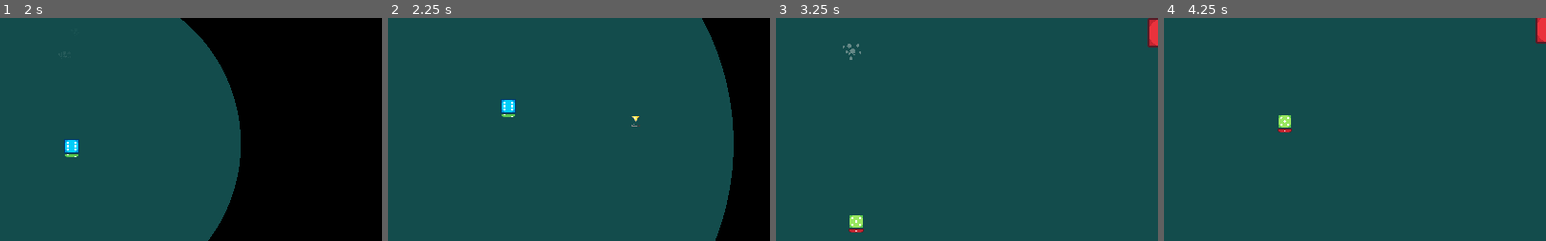
Above: before the commit, frames 1-4 (left to right).
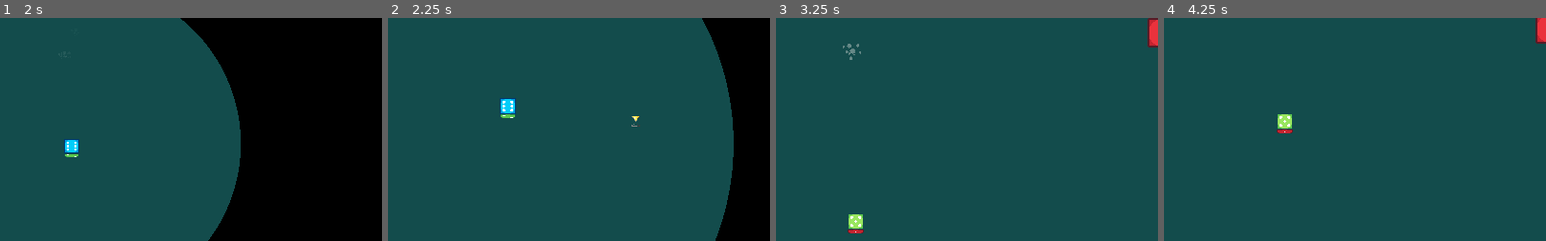
Above: after the commit, the same moments.

Repository: andrebariani/gmtk2022
Game: Godot game, scene res://src/ui/menu/MainMenu.tscn
Same seed, same stepped clock (60 frames per second), same inputs: the game is played once before the commit and once after it. The engine's default icon, where the game draws it, is replaced by a stand-in: a white triangle on a blue panel in a dark square.
Inputs (mouse positions are % of the whole screen's width and height, from its top left):
- Up to frame 1 (2 s): click "Play" at 0.5 s; click "Play" at 1.25 s
- Up to frame 2 (2.25 s): tap Enter (ui_accept) at 2 s; move the mouse to (72, 45) at 2.02 s; hold D (move_right) from 2.03 s (still down); click (72, 45) at 2.1 s
- Up to frame 3 (3.25 s): tap Enter (ui_accept) at 2.27, 3.02 s; move the mouse to (30, 55) at 2.77 s; release D (move_right) at 2.78 s; hold S (move_down) from 2.78 s (still down); tap Space (roll) at 2.85 s
- Up to frame 4 (4.25 s): move the mouse to (60, 28) at 3.52 s; release S (move_down) at 3.53 s; hold D (move_right) from 3.53 s (still down); click (60, 28) at 3.6 s
The pictures show only the part of the screen within x 40-90%, y 22-72%; the shares and areas given below are measured in that part.

Frame 1 is identical in both runs. In frame 2, 0.2% of the frame differs, in the area x 29-34%, y 35-45%; in frame 3, 0.1%; in frame 4, 0.2%.

Commit message:
Fixed dice animation

Diff:
--- a/src/entities/player/animation/DiceAnimation.tscn
+++ b/src/entities/player/animation/DiceAnimation.tscn
@@ -227,10 +227,184 @@
 "update": 0,
 "values": [ Vector2( 1, 1 ) ]
 }
+tracks/18/type = "value"
+tracks/18/path = NodePath("../../CurrentFace:position")
+tracks/18/interp = 1
+tracks/18/loop_wrap = true
+tracks/18/imported = false
+tracks/18/enabled = true
+tracks/18/keys = {
+"times": PoolRealArray( 0 ),
+"transitions": PoolRealArray( 1 ),
+"update": 0,
+"values": [ Vector2( 0, 0 ) ]
+}
+
+[sub_resource type="Animation" id=8]
+resource_name = "move"
+tracks/0/type = "value"
+tracks/0/path = NodePath("../../CurrentFace:scale")
+tracks/0/interp = 1
+tracks/0/loop_wrap = true
+tracks/0/imported = false
+tracks/0/enabled = true
+tracks/0/keys = {
+"times": PoolRealArray( 0, 0.5, 1 ),
+"transitions": PoolRealArray( 1, 1, 1 ),
+"update": 0,
+"values": [ Vector2( 1, 1 ), Vector2( 1.1, 1.1 ), Vector2( 1, 1 ) ]
+}
+tracks/1/type = "value"
+tracks/1/path = NodePath("../../CurrentFace:visible")
+tracks/1/interp = 1
+tracks/1/loop_wrap = true
+tracks/1/imported = false
+tracks/1/enabled = true
+tracks/1/keys = {
+"times": PoolRealArray( 0 ),
+"transitions": PoolRealArray( 1 ),
+"update": 1,
+"values": [ true ]
+}
 
 [sub_resource type="Animation" id=7]
 resource_name = "to_behind"
-length = 1.2
+step = 0.05
+tracks/0/type = "value"
+tracks/0/path = NodePath("../../CurrentFace:visible")
+tracks/0/interp = 0
+tracks/0/loop_wrap = true
+tracks/0/imported = false
+tracks/0/enabled = true
+tracks/0/keys = {
+"times": PoolRealArray( 0, 1 ),
+"transitions": PoolRealArray( 1, 1 ),
+"update": 1,
+"values": [ false, true ]
+}
+tracks/1/type = "value"
+tracks/1/path = NodePath("../Old:scale")
+tracks/1/interp = 0
+tracks/1/loop_wrap = true
+tracks/1/imported = false
+tracks/1/enabled = true
+tracks/1/keys = {
+"times": PoolRealArray( 0, 0.1, 0.3, 0.5, 0.7, 1 ),
+"transitions": PoolRealArray( 1, 1, 1, 1, 1, 1 ),
+"update": 0,
+"values": [ Vector2( 1, 0.25 ), Vector2( 1, 0.35 ), Vector2( 1, 0.55 ), Vector2( 1, 0.75 ), Vector2( 1, 1 ), Vector2( 1, 1 ) ]
+}
+tracks/2/type = "value"
+tracks/2/path = NodePath("../Old:offset")
+tracks/2/interp = 0
+tracks/2/loop_wrap = true
+tracks/2/imported = false
+tracks/2/enabled = true
+tracks/2/keys = {
+"times": PoolRealArray( 0, 1 ),
+"transitions": PoolRealArray( 1, 1 ),
+"update": 1,
+"values": [ Vector2( 0, -20 ), Vector2( 0, -20 ) ]
+}
+tracks/3/type = "value"
+tracks/3/path = NodePath("../Old:position")
+tracks/3/interp = 0
+tracks/3/loop_wrap = true
+tracks/3/imported = false
+tracks/3/enabled = true
+tracks/3/keys = {
+"times": PoolRealArray( 0, 0.7, 0.85, 1 ),
+"transitions": PoolRealArray( 1, 1, 1, 1 ),
+"update": 0,
+"values": [ Vector2( 0, 25 ), Vector2( 0, 25 ), Vector2( 0, 20 ), Vector2( 0, 15 ) ]
+}
+tracks/4/type = "value"
+tracks/4/path = NodePath("../Old/OldNumber:offset")
+tracks/4/interp = 0
+tracks/4/loop_wrap = true
+tracks/4/imported = false
+tracks/4/enabled = true
+tracks/4/keys = {
+"times": PoolRealArray( 0, 1 ),
+"transitions": PoolRealArray( 1, 1 ),
+"update": 0,
+"values": [ Vector2( 0, -20 ), Vector2( 0, -20 ) ]
+}
+tracks/5/type = "value"
+tracks/5/path = NodePath("OldFrontNumber:rotation_degrees")
+tracks/5/interp = 0
+tracks/5/loop_wrap = true
+tracks/5/imported = false
+tracks/5/enabled = false
+tracks/5/keys = {
+"times": PoolRealArray( 0, 0.3, 0.5, 0.7, 0.9, 1 ),
+"transitions": PoolRealArray( 1, 1, 1, 1, 1, 1 ),
+"update": 1,
+"values": [ 0.0, 20.0, 45.0, 63.0, 81.0, 90.0 ]
+}
+tracks/6/type = "value"
+tracks/6/path = NodePath("..:visible")
+tracks/6/interp = 0
+tracks/6/loop_wrap = true
+tracks/6/imported = false
+tracks/6/enabled = true
+tracks/6/keys = {
+"times": PoolRealArray( 0, 1 ),
+"transitions": PoolRealArray( 1, 1 ),
+"update": 0,
+"values": [ true, false ]
+}
+tracks/7/type = "value"
+tracks/7/path = NodePath("../Top:scale")
+tracks/7/interp = 0
+tracks/7/loop_wrap = true
+tracks/7/imported = false
+tracks/7/enabled = true
+tracks/7/keys = {
+"times": PoolRealArray( 0, 0.1, 0.3, 0.5, 0.7, 0.85, 1 ),
+"transitions": PoolRealArray( 1, 1, 1, 1, 1, 1, 1 ),
+"update": 0,
+"values": [ Vector2( 1, 1 ), Vector2( 1, 0.9 ), Vector2( 1, 0.7 ), Vector2( 1, 0.5 ), Vector2( 1, 0.25 ), Vector2( 1, 0.15 ), Vector2( 1, 0 ) ]
+}
+tracks/8/type = "value"
+tracks/8/path = NodePath("../Top:visible")
+tracks/8/interp = 0
+tracks/8/loop_wrap = true
+tracks/8/imported = false
+tracks/8/enabled = true
+tracks/8/keys = {
+"times": PoolRealArray( 0, 1 ),
+"transitions": PoolRealArray( 1, 1 ),
+"update": 1,
+"values": [ true, false ]
+}
+tracks/9/type = "value"
+tracks/9/path = NodePath(".:visible")
+tracks/9/interp = 1
+tracks/9/loop_wrap = true
+tracks/9/imported = false
+tracks/9/enabled = true
+tracks/9/keys = {
+"times": PoolRealArray( 0, 0.7, 1 ),
+"transitions": PoolRealArray( 1, 1, 1 ),
+"update": 1,
+"values": [ true, false, true ]
+}
+tracks/10/type = "value"
+tracks/10/path = NodePath(".:scale")
+tracks/10/interp = 0
+tracks/10/loop_wrap = true
+tracks/10/imported = false
+tracks/10/enabled = true
+tracks/10/keys = {
+"times": PoolRealArray( 0, 0.7, 0.85, 1 ),
+"transitions": PoolRealArray( 1, 1, 1, 1 ),
+"update": 0,
+"values": [ Vector2( 1, 1 ), Vector2( 1, 1e-05 ), Vector2( 1, 0.5 ), Vector2( 1, 1 ) ]
+}
+
+[sub_resource type="Animation" id=5]
+resource_name = "to_front"
 step = 0.05
 tracks/0/type = "value"
 tracks/0/path = NodePath("../../CurrentFace:visible")
@@ -365,146 +539,8 @@
 "values": [ Vector2( 1, 1 ), Vector2( 1, 0.5 ), Vector2( 1, 1e-05 ), Vector2( 1, 1 ) ]
 }
 
-[sub_resource type="Animation" id=5]
-resource_name = "to_front"
-length = 1.2
-step = 0.05
-tracks/0/type = "value"
-tracks/0/path = NodePath("../../CurrentFace:visible")
-tracks/0/interp = 0
-tracks/0/loop_wrap = true
-tracks/0/imported = false
-tracks/0/enabled = true
-tracks/0/keys = {
-"times": PoolRealArray( 0, 1 ),
-"transitions": PoolRealArray( 1, 1 ),
-"update": 1,
-"values": [ false, true ]
-}
-tracks/1/type = "value"
-tracks/1/path = NodePath("../Old:scale")
-tracks/1/interp = 0
-tracks/1/loop_wrap = true
-tracks/1/imported = false
-tracks/1/enabled = true
-tracks/1/keys = {
-"times": PoolRealArray( 0, 0.3, 0.5, 0.7, 0.9, 1 ),
-"transitions": PoolRealArray( 1, 1, 1, 1, 1, 1 ),
-"update": 0,
-"values": [ Vector2( 1, 1 ), Vector2( 1, 1 ), Vector2( 1, 0.75 ), Vector2( 1, 0.55 ), Vector2( 1, 0.35 ), Vector2( 1, 0.25 ) ]
-}
-tracks/2/type = "value"
-tracks/2/path = NodePath("../Old:offset")
-tracks/2/interp = 0
-tracks/2/loop_wrap = true
-tracks/2/imported = false
-tracks/2/enabled = true
-tracks/2/keys = {
-"times": PoolRealArray( 0, 1 ),
-"transitions": PoolRealArray( 1, 1 ),
-"update": 1,
-"values": [ Vector2( 0, -20 ), Vector2( 0, -20 ) ]
-}
-tracks/3/type = "value"
-tracks/3/path = NodePath("../Old:position")
-tracks/3/interp = 0
-tracks/3/loop_wrap = true
-tracks/3/imported = false
-tracks/3/enabled = true
-tracks/3/keys = {
-"times": PoolRealArray( 0, 0.15, 0.3 ),
-"transitions": PoolRealArray( 1, 1, 1 ),
-"update": 0,
-"values": [ Vector2( 0, 15 ), Vector2( 0, 20 ), Vector2( 0, 25 ) ]
-}
-tracks/4/type = "value"
-tracks/4/path = NodePath("../Old/OldNumber:offset")
-tracks/4/interp = 0
-tracks/4/loop_wrap = true
-tracks/4/imported = false
-tracks/4/enabled = true
-tracks/4/keys = {
-"times": PoolRealArray( 0, 1 ),
-"transitions": PoolRealArray( 1, 1 ),
-"update": 0,
-"values": [ Vector2( 0, -20 ), Vector2( 0, -20 ) ]
-}
-tracks/5/type = "value"
-tracks/5/path = NodePath("OldFrontNumber:rotation_degrees")
-tracks/5/interp = 0
-tracks/5/loop_wrap = true
-tracks/5/imported = false
-tracks/5/enabled = false
-tracks/5/keys = {
-"times": PoolRealArray( 0, 0.3, 0.5, 0.7, 0.9, 1 ),
-"transitions": PoolRealArray( 1, 1, 1, 1, 1, 1 ),
-"update": 1,
-"values": [ 0.0, 20.0, 45.0, 63.0, 81.0, 90.0 ]
-}
-tracks/6/type = "value"
-tracks/6/path = NodePath("..:visible")
-tracks/6/interp = 0
-tracks/6/loop_wrap = true
-tracks/6/imported = false
-tracks/6/enabled = true
-tracks/6/keys = {
-"times": PoolRealArray( 0, 1 ),
-"transitions": PoolRealArray( 1, 1 ),
-"update": 0,
-"values": [ true, false ]
-}
-tracks/7/type = "value"
-tracks/7/path = NodePath("../Top:scale")
-tracks/7/interp = 0
-tracks/7/loop_wrap = true
-tracks/7/imported = false
-tracks/7/enabled = true
-tracks/7/keys = {
-"times": PoolRealArray( 0, 0.15, 0.3, 0.5, 0.7, 0.9, 1 ),
-"transitions": PoolRealArray( 1, 1, 1, 1, 1, 1, 1 ),
-"update": 0,
-"values": [ Vector2( 1, 0 ), Vector2( 1, 0.15 ), Vector2( 1, 0.25 ), Vector2( 1, 0.5 ), Vector2( 1, 0.7 ), Vector2( 1, 0.9 ), Vector2( 1, 1 ) ]
-}
-tracks/8/type = "value"
-tracks/8/path = NodePath("../Top:visible")
-tracks/8/interp = 0
-tracks/8/loop_wrap = true
-tracks/8/imported = false
-tracks/8/enabled = true
-tracks/8/keys = {
-"times": PoolRealArray( 0, 1 ),
-"transitions": PoolRealArray( 1, 1 ),
-"update": 1,
-"values": [ true, false ]
-}
-tracks/9/type = "value"
-tracks/9/path = NodePath(".:visible")
-tracks/9/interp = 1
-tracks/9/loop_wrap = true
-tracks/9/imported = false
-tracks/9/enabled = true
-tracks/9/keys = {
-"times": PoolRealArray( 0, 0.3, 1 ),
-"transitions": PoolRealArray( 1, 1, 1 ),
-"update": 1,
-"values": [ true, false, true ]
-}
-tracks/10/type = "value"
-tracks/10/path = NodePath(".:scale")
-tracks/10/interp = 0
-tracks/10/loop_wrap = true
-tracks/10/imported = false
-tracks/10/enabled = true
-tracks/10/keys = {
-"times": PoolRealArray( 0, 0.15, 0.3, 1 ),
-"transitions": PoolRealArray( 1, 1, 1, 1 ),
-"update": 0,
-"values": [ Vector2( 1, 1 ), Vector2( 1, 0.5 ), Vector2( 1, 1e-05 ), Vector2( 1, 1 ) ]
-}
-
 [sub_resource type="Animation" id=6]
 resource_name = "to_left"
-length = 1.2
 step = 0.05
 tracks/0/type = "value"
 tracks/0/path = NodePath("../../CurrentFace:visible")
@@ -653,7 +689,6 @@
 
 [sub_resource type="Animation" id=3]
 resource_name = "to_right"
-length = 1.2
 step = 0.05
 tracks/0/type = "value"
 tracks/0/path = NodePath("../../CurrentFace:visible")
@@ -921,7 +956,6 @@
 }
 
 [node name="CurrentFace" type="Node2D" parent="."]
-visible = false
 __meta__ = {
 "_edit_group_": true,
 "_edit_lock_": true
@@ -973,6 +1007,7 @@
 playback_speed = 3.0
 anims/Base = SubResource( 1 )
 anims/RESET = SubResource( 2 )
+anims/move = SubResource( 8 )
 anims/to_behind = SubResource( 7 )
 anims/to_front = SubResource( 5 )
 anims/to_left = SubResource( 6 )
Not shown: 1 places in src/entities/player/animation/DiceAnimation.tscn that only renumber resources
